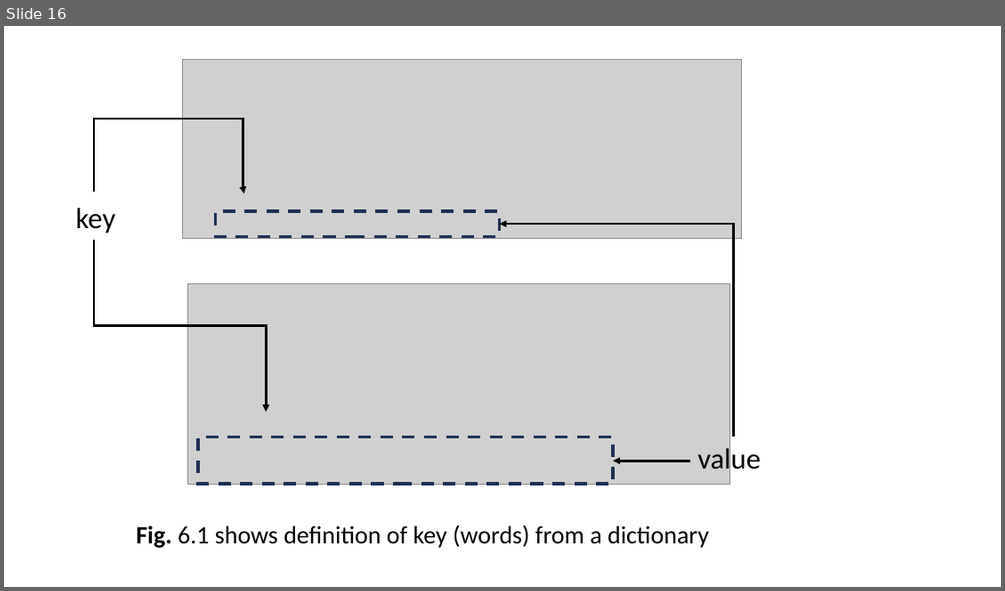
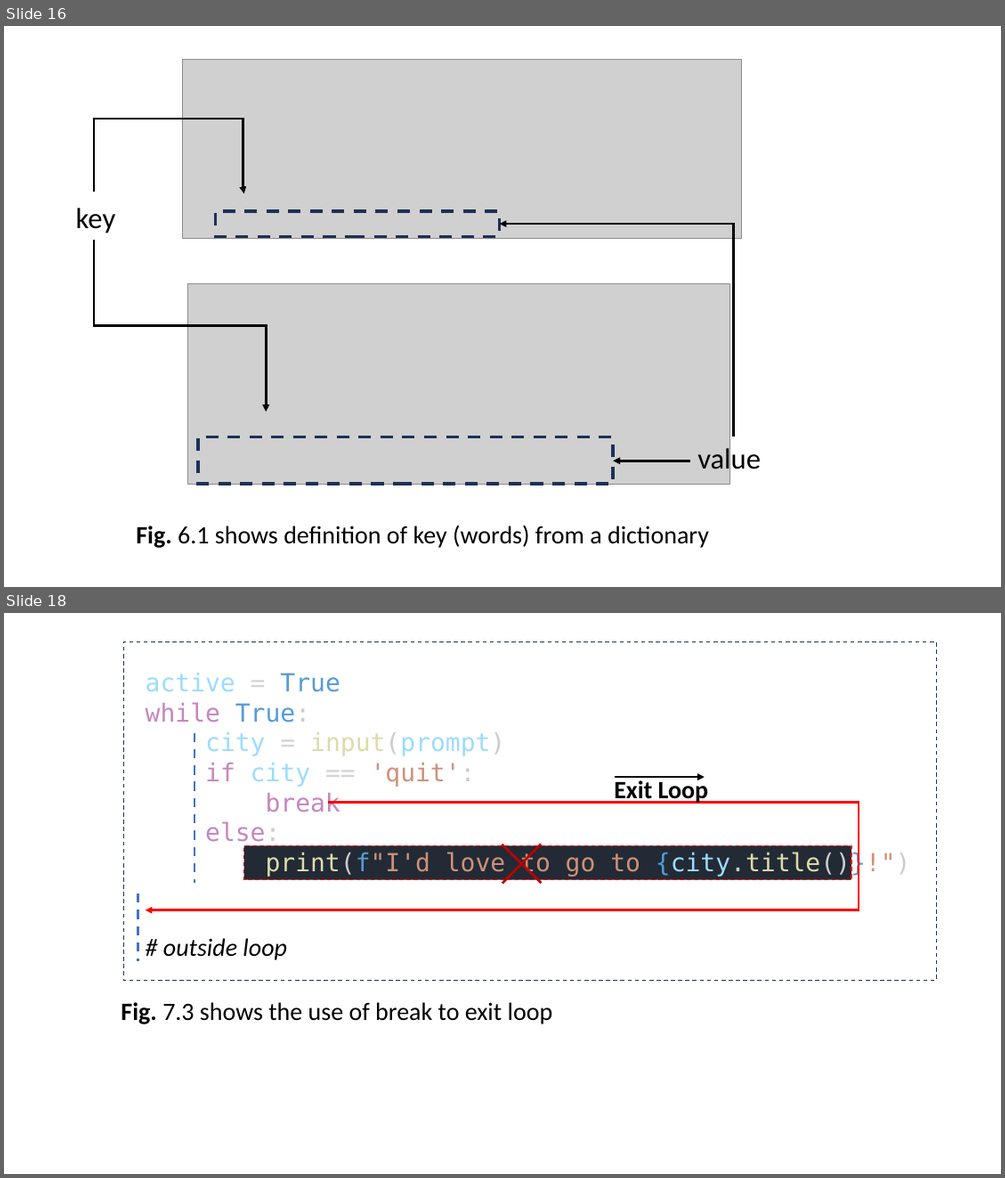
Before and after one commit to uzakariyya/python-programming-fellowship, a slide deck: assets/diagrams_pool.pptx. Shown one above the other, each under a label of ours: slide 16 before the commit, slides 16 and 18 after it; the slides between them are not shown. The pictures are 1005x591 and 1005x1178 pixels, drawn with LibreOffice and Linux fonts; fonts in the diff are those of the drawing; grey boxes stand for pictures. Boxes give left, top, right and bottom in pixels: in the first picture for what was removed or moved away, otherwise in the second. Text is boxed around its words. In the diff, an @@ line names an element or a change of style, - is before the commit and + after.

```diff
--- a/assets/diagrams_pool.pptx
+++ b/assets/diagrams_pool.pptx
@@ slide 18 added at <box>4,613,1001,1174</box>, background #FFFFFF @@
@@ rectangle added at <box>123,642,937,981</box>, outline #1E3256 1 pt dashed @@
@@ text added at <box>146,673,911,876</box>, 24 pt, text #9CDCFE @@
+active = True
+while True:
+city = input(prompt)
+if city == 'quit':
+break
+else:
+print(f"I'd love to go to {city.title()}!")
@@ line added from (194, 732) to (194, 882), #4472C4 2.25 pt dashed @@
@@ text added at <box>614,778,709,803</box>, 24 pt, text #000000, bold @@
+Exit Loop
@@ arrow added from (615, 777) to (704, 777), #000000 2.25 pt @@
@@ elbow arrow added from (328, 803) to (146, 910), #FF0000 2.25 pt @@
@@ plus sign added at <box>469,811,574,916</box>, fill #4472C4, outline #C00000 2.25 pt @@
@@ rectangle added at <box>244,845,851,880</box>, fill #222A35, outline #FF0000 1 pt dashed @@
@@ line added from (138, 893) to (138, 961), #4472C4 2.25 pt dashed @@
@@ text added at <box>163,938,287,960</box>, 24 pt, text #000000, italic @@
+# outside loop
@@ text added at <box>121,1002,553,1024</box>, 24 pt, text #000000 @@
+Fig. 7.3 shows the use of break to exit loop
```
Also in this commit, not shown: 2 other slides added, 6 other files.
